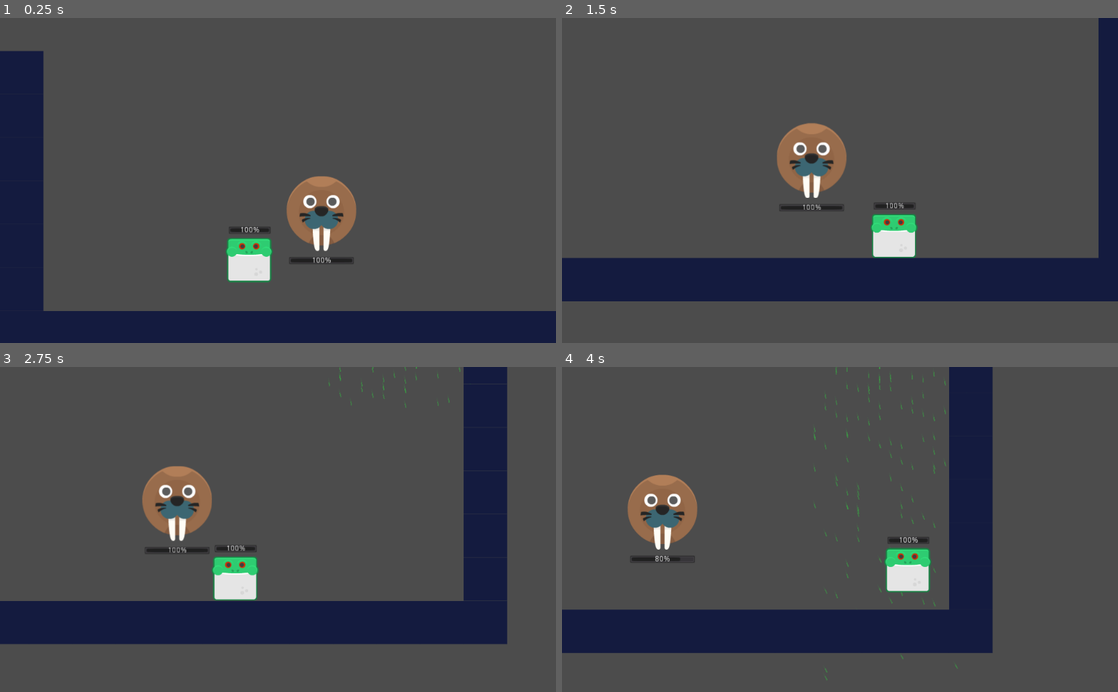
Above: before the commit, frames 1-4 (two rows, left to right).
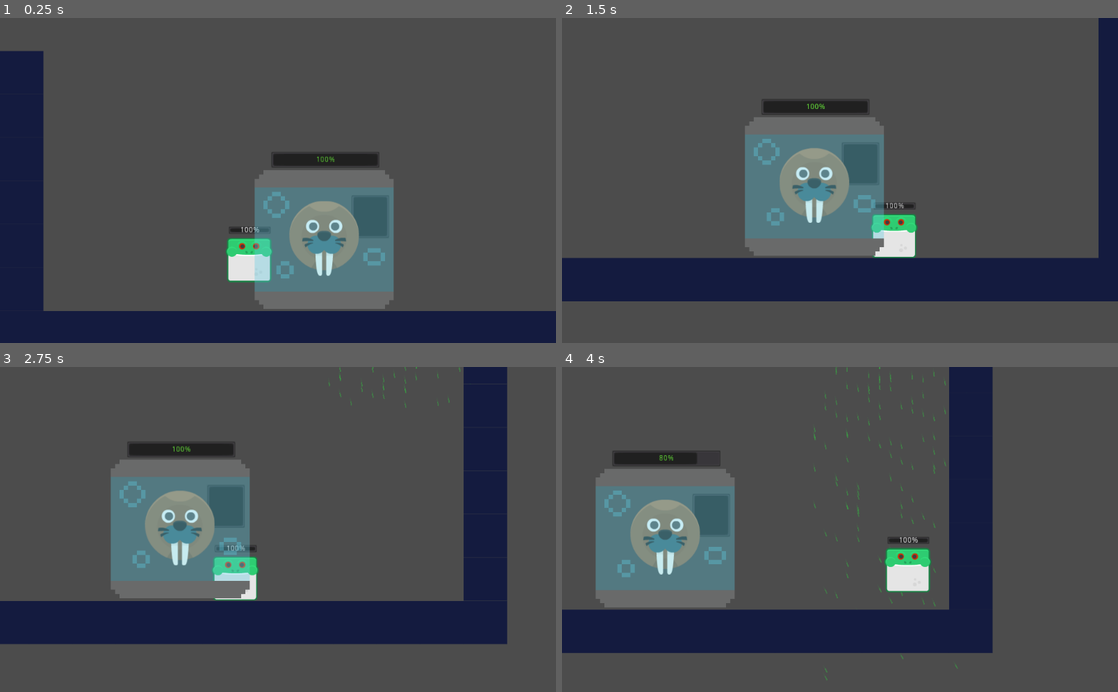
Above: after the commit, the same moments.

Repository: mapedorr/Llubiateria
Game: Godot game, scene res://Game.tscn
Same seed, same stepped clock (60 frames per second), same inputs: the game is played once before the commit and once after it.
Inputs:
- Up to frame 1 (0.25 s): no input
- Up to frame 2 (1.5 s): hold D (move_right) from 0.53 s (still down); tap W (jump) at 0.77 s
- Up to frame 3 (2.75 s): tap W (jump) at 1.52 s; release D (move_right) at 2.03 s; hold A (move_left) from 2.03 s (still down)
- Up to frame 4 (4 s): release A (move_left) at 2.78 s; hold D (move_right) from 2.78 s (still down); tap W (jump) at 3.02, 3.77 s

The runs differ from the first frame. In frame 1, 11% of the frame differs, in the area x 45-71%, y 41-90%; in frame 2, 11%; in frame 3, 11%; in frame 4, 11%.

Commit message:
Agregar maquina, sacar enfermita y meterla en maquina, comportamiento maquina y enfermita con bateria de maquina

Diff:
--- a/Characters/Enfermita/Enfermita.gd
+++ b/Characters/Enfermita/Enfermita.gd
@@ -1,7 +1,6 @@
 extends Node2D
 
 var health = 100
-var battery_life = 100
 var shake = false
 var shake_amount = 10.0
 var timer = 0
@@ -12,9 +11,8 @@
 func _ready():
 	# Conectar eventos
 	Events.connect("hour_passed", self, "_on_hour_passed")
+	$HealthBar.value = health
 
-	# Actualizar valores
-	$BatteryLife.value = battery_life
 
 func _process(delta):
 	if shake:
@@ -27,19 +25,25 @@
 		timer = 0
 		$Sprite.set_position(start_position)
 
+func battery_dead():
+	shake_amount *= 2.0
+	Events.disconnect("hour_passed", self, "_on_hour_passed")
+	Events.connect("time_ticked", self, "_on_time_ticked")
+
+func battery_alive():
+	Events.disconnect("time_ticked", self, "_on_time_ticked")
+	Events.connect("hour_passed", self, "_on_hour_passed")
+	shake_amount = 10.0
+
+
+
 func _on_hour_passed():
-	battery_life -= 20
-	$BatteryLife.value = battery_life
 	$Tos.play()
 	shake = true
 
-	if battery_life == 0:
-		shake_amount *= 2.0
-		Events.disconnect("hour_passed", self, "_on_hour_passed")
-		Events.connect("time_ticked", self, "_on_time_ticked")
-
 func _on_time_ticked():
 	health -= 25.0
+	$HealthBar.value = health
 	shake = true
 	shake_amount -= 5
 	$Sprite.set_self_modulate(Color(1.0, 1.0, 1.0, health / 100.0))
--- a/Characters/Enfermita/Enfermita.tscn
+++ b/Characters/Enfermita/Enfermita.tscn
@@ -12,12 +12,6 @@
 script = ExtResource( 1 )
 
 [node name="Tween" type="Tween" parent="."]
-
-[node name="BatteryLife" type="ProgressBar" parent="."]
-margin_left = -60.0
-margin_top = 80.0
-margin_right = 60.0
-margin_bottom = 94.0
 
 [node name="Tos" type="AudioStreamPlayer" parent="."]
 stream = ExtResource( 2 )
@@ -35,5 +29,15 @@
 [node name="Muerte" type="AudioStreamPlayer" parent="."]
 stream = ExtResource( 6 )
 
+[node name="HealthBar" type="ProgressBar" parent="."]
+margin_left = 50.2748
+margin_top = -0.338516
+margin_right = 130.275
+margin_bottom = 69.6615
+rect_rotation = -90.0
+custom_colors/font_color = Color( 0.913725, 0.0196078, 0.0196078, 1 )
+custom_colors/font_color_shadow = Color( 0.639216, 0.00392157, 0.00392157, 1 )
+percent_visible = false
+
 [node name="Sprite" type="Sprite" parent="."]
 texture = ExtResource( 7 )
--- a/Game.tscn
+++ b/Game.tscn
@@ -1,17 +1,17 @@
 [gd_scene load_steps=8 format=2]
 
 [ext_resource path="res://Game.gd" type="Script" id=1]
-[ext_resource path="res://Characters/Enfermita/Enfermita.tscn" type="PackedScene" id=2]
-[ext_resource path="res://RainArea.tscn" type="PackedScene" id=3]
-[ext_resource path="res://Levels/Assets/tileset.png" type="Texture" id=4]
-[ext_resource path="res://Characters/PC/PC.tscn" type="PackedScene" id=5]
+[ext_resource path="res://RainArea.tscn" type="PackedScene" id=2]
+[ext_resource path="res://Levels/Assets/tileset.png" type="Texture" id=3]
+[ext_resource path="res://Characters/PC/PC.tscn" type="PackedScene" id=4]
+[ext_resource path="res://Maquina/Maquina.tscn" type="PackedScene" id=5]
 
 [sub_resource type="ConvexPolygonShape2D" id=1]
 points = PoolVector2Array( 0, 0, 80, 0, 80, 80, 0, 80 )
 
 [sub_resource type="TileSet" id=2]
 0/name = "tileset.png 0"
-0/texture = ExtResource( 4 )
+0/texture = ExtResource( 3 )
 0/tex_offset = Vector2( 0, 0 )
 0/modulate = Color( 1, 1, 1, 1 )
 0/region = Rect2( 0, 0, 80, 80 )
@@ -32,12 +32,9 @@
 
 [node name="WorldTimer" type="Timer" parent="."]
 
-[node name="Enfermita" parent="." instance=ExtResource( 2 )]
-position = Vector2( 512, 300 )
+[node name="RainArea" parent="." instance=ExtResource( 2 )]
 
-[node name="RainArea" parent="." instance=ExtResource( 3 )]
-
-[node name="RainArea2" parent="." instance=ExtResource( 3 )]
+[node name="RainArea2" parent="." instance=ExtResource( 2 )]
 position = Vector2( 771.514, -5.47171 )
 rain_cooldown = 2
 rain_duration = 3
@@ -51,5 +48,8 @@
 format = 1
 tile_data = PoolIntArray( 65535, 0, 0, 13, 0, 0, 131071, 0, 0, 65549, 0, 0, 196607, 0, 0, 131085, 0, 0, 262143, 0, 0, 1 …(279 unchanged characters)…
 
-[node name="PC" parent="TEMP" instance=ExtResource( 5 )]
+[node name="PC" parent="TEMP" instance=ExtResource( 4 )]
 position = Vector2( 378.867, 326.905 )
+
+[node name="Maquina" parent="." instance=ExtResource( 5 )]
+position = Vector2( 517.379, 347.854 )
--- /dev/null
+++ b/Maquina/Maquina.gd
@@ -0,0 +1,28 @@
+extends Node2D
+
+var battery_life = 100
+
+func _ready():
+	# Conectar eventos
+	$BatteryArea.connect("body_entered", self, "_on_body_entered")
+	Events.connect("hour_passed", self, "_on_hour_passed")
+
+	# Actualizar valores
+	$BatteryLife.value = battery_life
+
+func _on_hour_passed():
+	battery_life -= 20
+	$BatteryLife.value = battery_life
+
+	if battery_life == 0:
+		Events.disconnect("hour_passed", self, "_on_hour_passed")
+		$Enfermita.battery_dead()
+
+func _on_body_entered(other):
+	if other.get_name() == "Battery":
+		battery_life = 100
+		$BatteryLife.value = battery_life
+		$Enfermita.battery_alive()
+		Events.connect("hour_passed", self, "_on_hour_passed")
+	else:
+		print ('salga rana piroba')
--- /dev/null
+++ b/Maquina/Maquina.tscn
@@ -0,0 +1,33 @@
+[gd_scene load_steps=5 format=2]
+
+[ext_resource path="res://Maquina/Maquina.gd" type="Script" id=1]
+[ext_resource path="res://Characters/Enfermita/Enfermita.tscn" type="PackedScene" id=2]
+[ext_resource path="res://Maquina/Maquina.png" type="Texture" id=3]
+
+[sub_resource type="RectangleShape2D" id=1]
+extents = Vector2( 28.9463, 34.8774 )
+
+[node name="Maquina" type="Node2D"]
+script = ExtResource( 1 )
+
+[node name="BatteryArea" type="Area2D" parent="."]
+position = Vector2( 150, 0 )
+collision_layer = 4
+
+[node name="CollisionShape2D" type="CollisionShape2D" parent="BatteryArea"]
+position = Vector2( 6.1485, 96.3276 )
+shape = SubResource( 1 )
+
+[node name="Enfermita" parent="." instance=ExtResource( 2 )]
+position = Vector2( -0.387115, -2.08498 )
+
+[node name="Maquina" type="Sprite" parent="."]
+texture = ExtResource( 3 )
+
+[node name="BatteryLife" type="ProgressBar" parent="."]
+margin_left = -98.3772
+margin_top = -162.19
+margin_right = 101.623
+margin_bottom = -132.19
+custom_colors/font_color = Color( 0.415686, 0.917647, 0.231373, 1 )
+custom_colors/font_color_shadow = Color( 0, 0, 0, 1 )
--- a/RainArea.gd
+++ b/RainArea.gd
@@ -50,8 +50,7 @@
 		Events.emit_signal("damage_inflicted")
 
 func on_body_entered(body):
-	if is_raining:
-		can_hurt = true
+	can_hurt = true
 
 func on_body_exited(body):
 	can_hurt = false
Binary file added: Maquina/Maquina.png
Not shown, added: Maquina/Maquina.png.import
